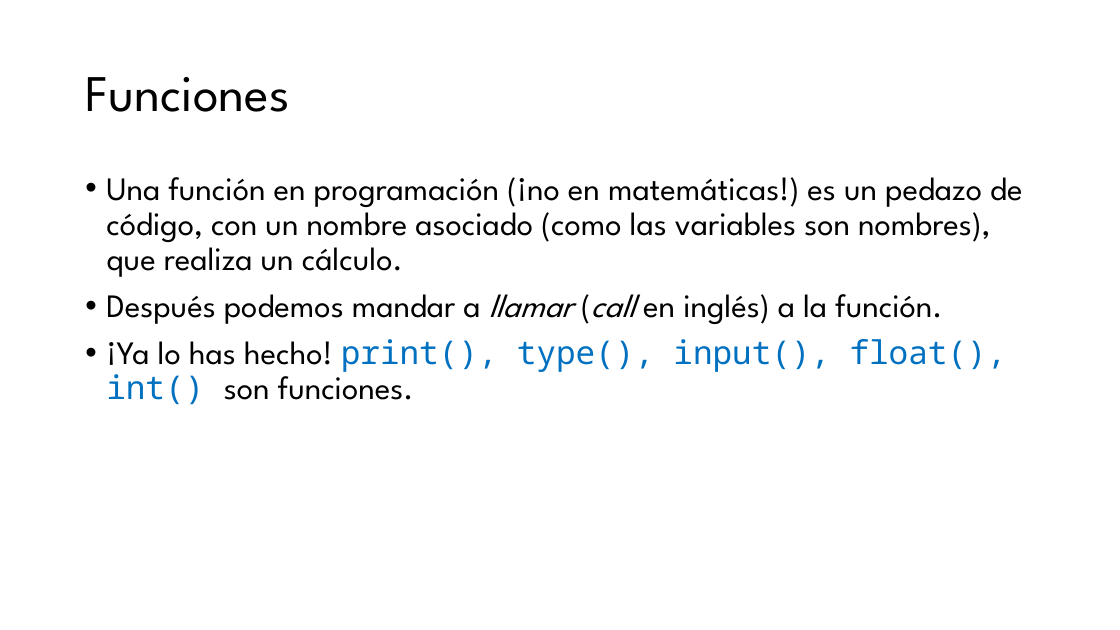
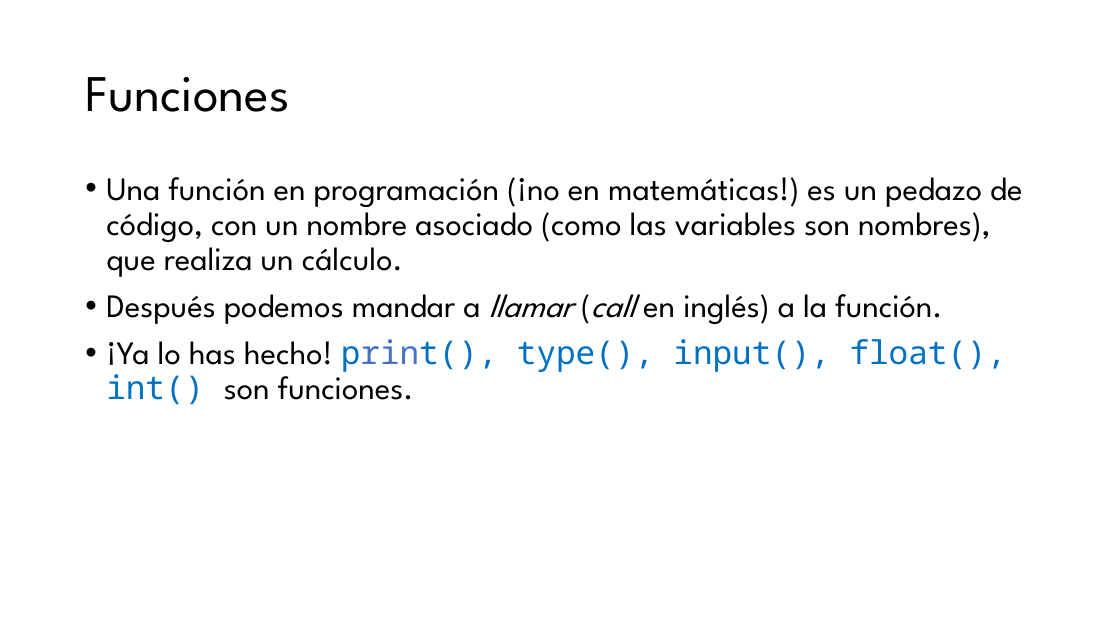
Before and after one commit to ccaballeroh/IntroPython, a slide deck: slide 7 of slides/Programación con Python06.pptx. Drawn at 1120x630 pixels with LibreOffice and Linux fonts; fonts in the diff are those of the drawing. Boxes give left, top, right and bottom in pixels: in the first picture for what was removed or moved away, otherwise in the second. Text is boxed around its words. In the diff, an @@ line names an element or a change of style, - is before the commit and + after.

```diff
--- a/slides/Programación con Python06.pptx
+++ b/slides/Programación con Python06.pptx
@@ text at [106, 339, 1007, 405]: text colour #0070C0 to #4472C4 in "print()," @@
```
Also in this commit, not shown: 4 other files.
